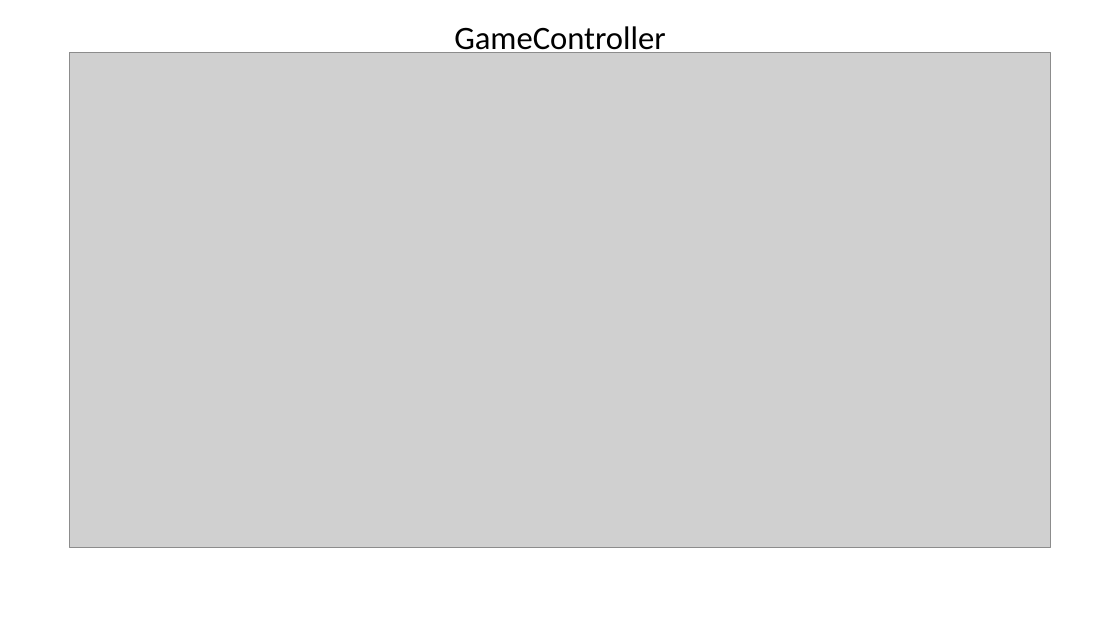
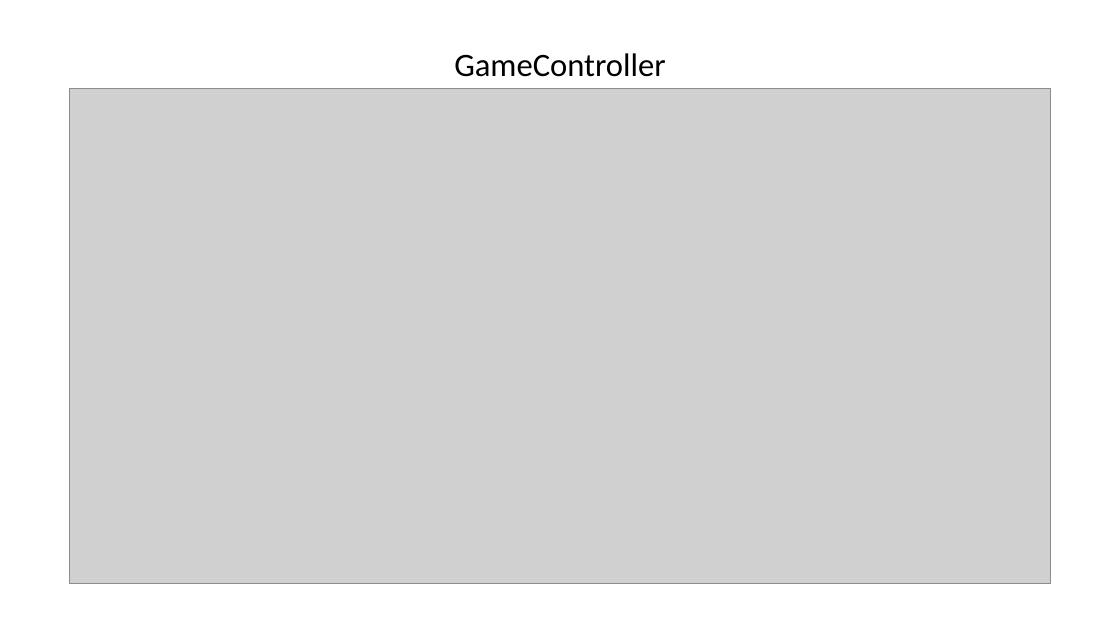
Before and after one commit to spionbruecke/Gava, a slide deck: slide 4 of Präsentation/Präsentation.pptx. Drawn at 1120x630 pixels with LibreOffice and Linux fonts; fonts in the diff are those of the drawing; grey boxes stand for pictures; background and template pictures are left out. Boxes give left, top, right and bottom in pixels: in the first picture for what was removed or moved away, otherwise in the second. Text is boxed around its words. In the diff, an @@ line names an element or a change of style, - is before the commit and + after.

```diff
--- a/Präsentation/Präsentation.pptx
+++ b/Präsentation/Präsentation.pptx
@@ text "GameController" rewrapped from bbox=[454, 26, 665, 57] to bbox=[454, 53, 665, 77] @@
@@ picture: place and size @@
-picture at bbox=[70, 53, 1051, 549]
+picture at bbox=[70, 88, 1051, 584]
```
Also in this commit, not shown: 2 other slides changed.
